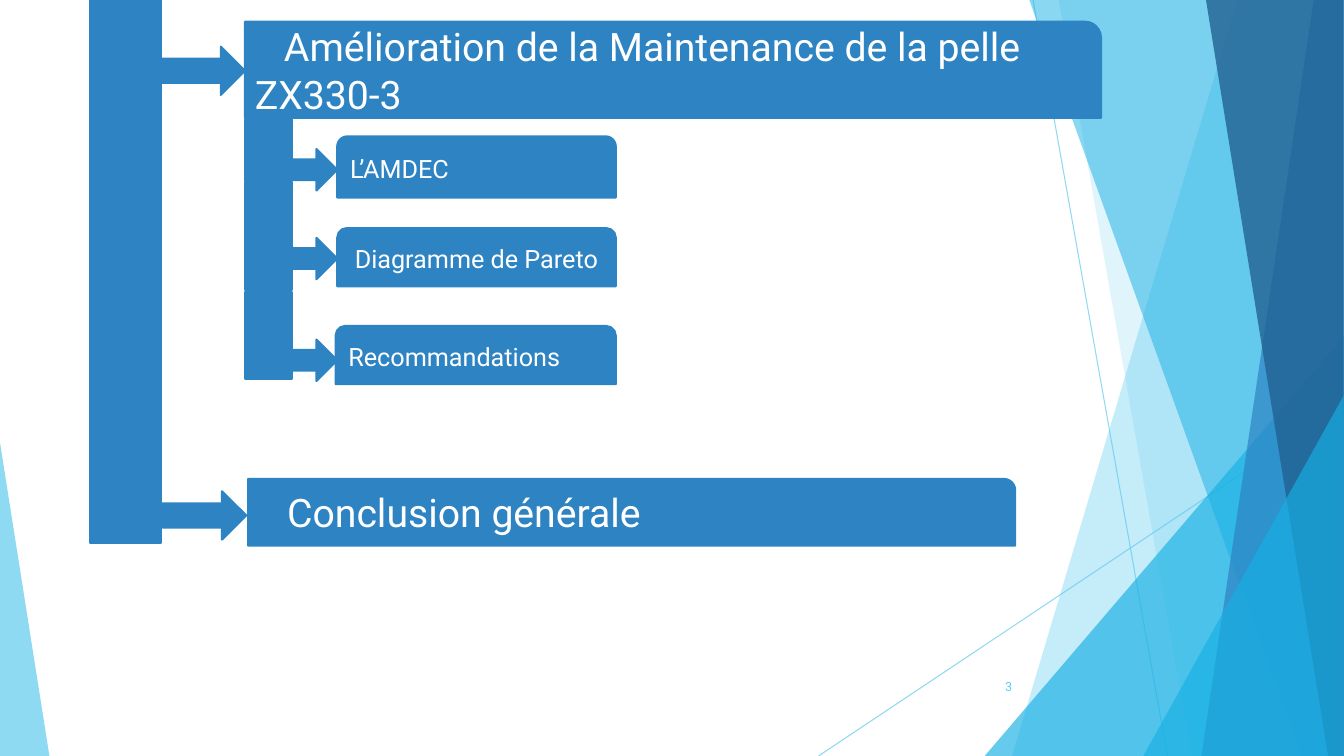
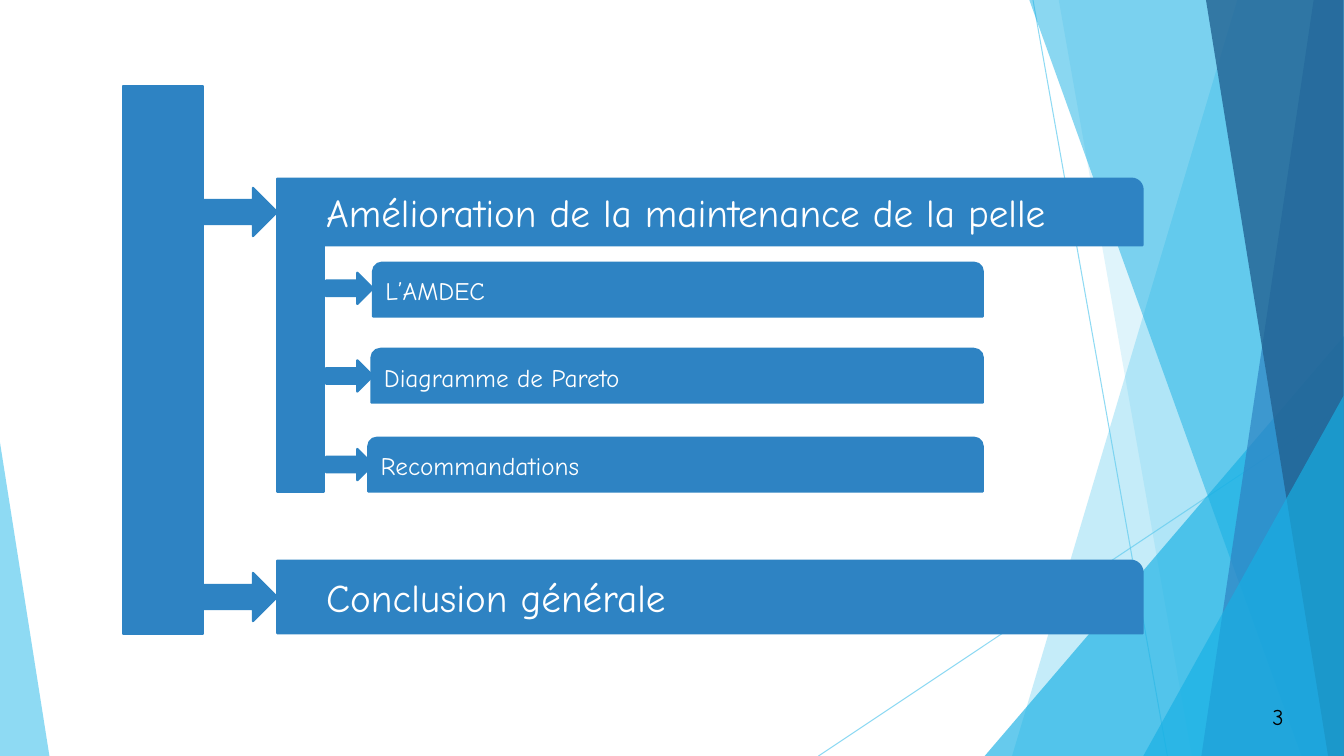
Before and after one commit to OussamaTeyib/PFE, a slide deck: slide 3 of Présentation.pptx. Drawn at 1344x756 pixels with LibreOffice and Linux fonts; fonts in the diff are those of the drawing. Boxes give left, top, right and bottom in pixels: in the first picture for what was removed or moved away, otherwise in the second. Text is boxed around its words. In the diff, an @@ line names an element or a change of style, - is before the commit and + after.

```diff
--- a/Présentation.pptx
+++ b/Présentation.pptx
@@ rectangle removed at [90,0,161,94] @@
@@ right arrow removed at [161,46,245,95] @@
@@ rectangle: place and size @@
-rectangle at [90,88,161,543]
+rectangle at [123,86,203,634]
@@ rectangle removed at [245,119,292,180] @@
@@ round rect "Amélioration de la maintenance de ...": place and size @@
-round rect "Amélioration de la maintenance de ..." at [245,22,1101,118]
+round rect "Amélioration de la maintenance de ..." at [277,178,1143,245]
@@ right arrow: place and size @@
-right arrow at [290,149,338,191]
+right arrow at [204,188,277,236]
@@ rectangle removed at [245,182,292,290] @@
@@ text in round rect at [326,198,1045,235]: text changed; font Roboto to Comic Neue @@
-Amélioration de la Maintenance de la pelle ZX330-3
+Amélioration de la maintenance de la pelle
@@ rectangle: place and size @@
-rectangle at [245,292,292,380]
+rectangle at [277,245,325,492]
@@ round same rect "L’AMDEC": place and size @@
-round same rect "L’AMDEC" at [338,136,616,198]
+round same rect "L’AMDEC" at [373,263,983,317]
@@ right arrow: place and size @@
-right arrow at [290,238,338,279]
+right arrow at [326,272,373,303]
@@ round same rect "Diagramme de Pareto": place and size @@
-round same rect "Diagramme de Pareto" at [338,228,616,286]
+round same rect "Diagramme de Pareto" at [371,349,983,402]
@@ round same rect "Diagramme de Pareto" at [371,349,983,402]: font Roboto to Comic Neue; alignment centre to left @@
@@ right arrow: place and size @@
-right arrow at [290,340,338,381]
+right arrow at [326,360,373,391]
@@ right arrow added at [326,449,373,480], fill #2E83C3, outline #2E83C3 1.5 pt @@
@@ font Roboto to Comic Neue in 3 elements at [277,561,1143,633], [373,263,983,317], [368,438,983,491] @@
@@ round same rect "Recommandations": place and size @@
-round same rect "Recommandations" at [336,326,616,384]
+round same rect "Recommandations" at [368,438,983,491]
@@ round rect "Conclusion générale": place and size @@
-round rect "Conclusion générale" at [248,479,1015,545]
+round rect "Conclusion générale" at [277,561,1143,633]
@@ right arrow: place and size @@
-right arrow at [162,491,246,539]
+right arrow at [204,573,277,621]
@@ page number: place and size @@
-page number at [1005,682,1012,691]
+page number at [1238,697,1318,737]
@@ page number at [1238,697,1318,737]: size 9 to 16 pt, font Roboto to Comic Neue, text colour #5FCBEF to #000000; alignment right to centre; fill none to #FFFFFF; outline none to #000000 1.5 pt @@
```
Also in this commit, not shown: 22 other slides changed, 1 slide added, 1 slide removed, 24 other files.
